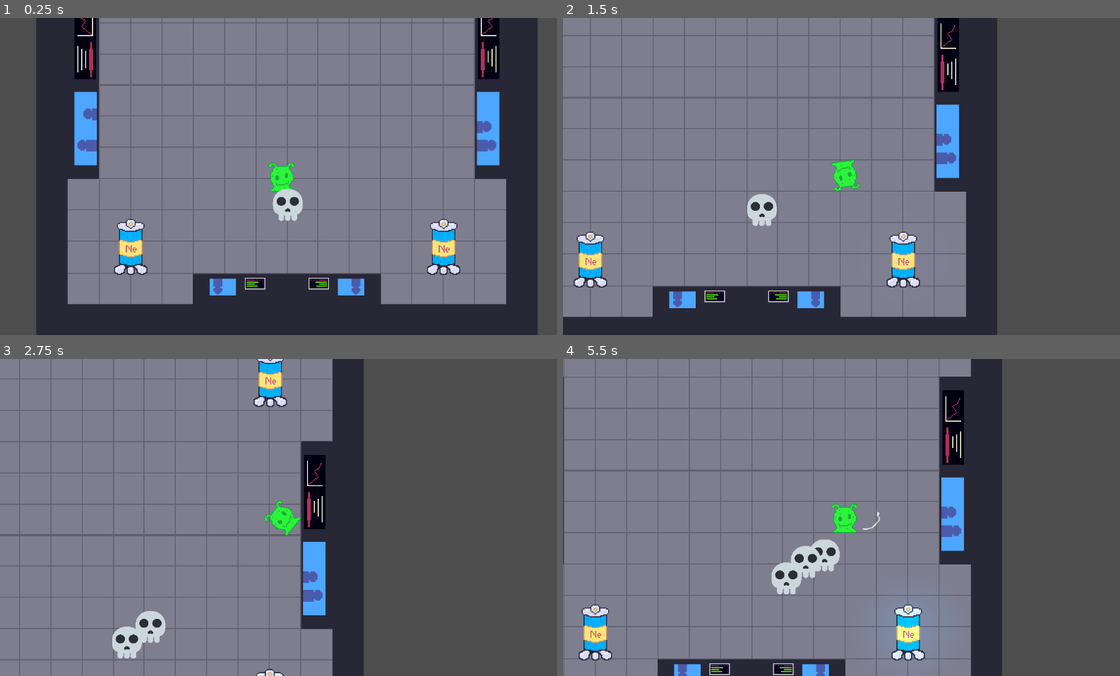
Above: before the commit, frames 1-4 (two rows, left to right).
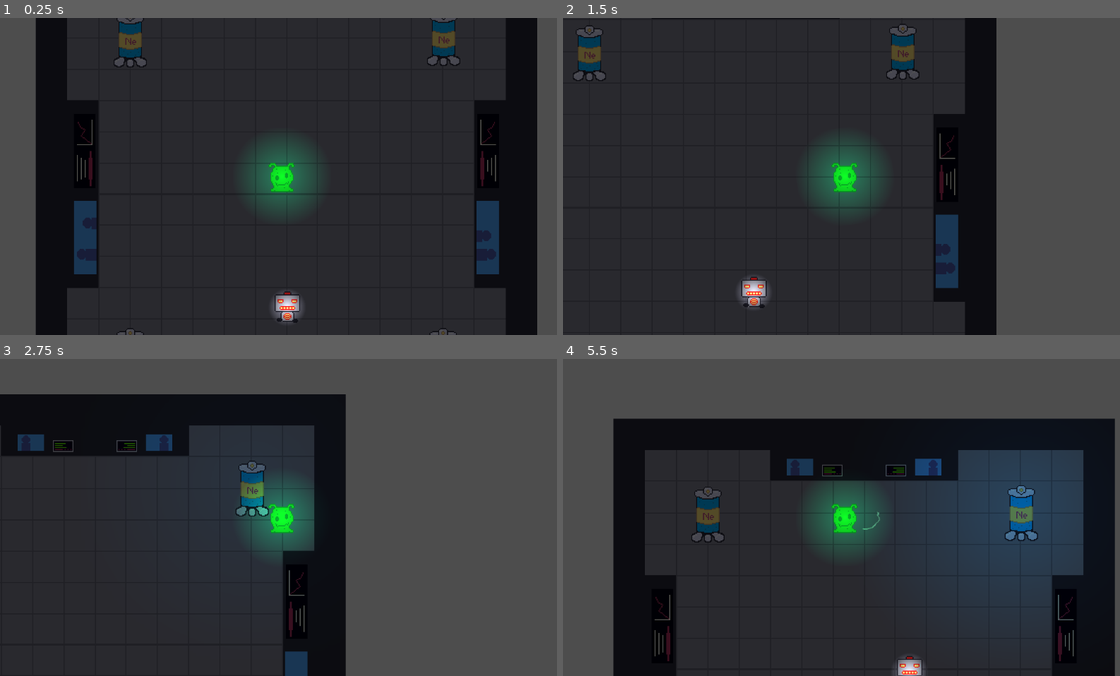
Above: after the commit, the same moments.

Repository: ACM-Game-Dev/FullyhacksSpring2024
Game: Godot game, scene res://map.tscn
The game is run twice, just before and just after one commit, with the same random seed, the same clock (stepped at 60 frames per second) and the same inputs.
Inputs (mouse positions are in pixels of both pictures, inside the frame that each line leads up to):
- Up to frame 1 (0.25 s): no input
- Up to frame 2 (1.5 s): move the mouse to (969, 160) at 0.52 s; hold D (move_right) 0.53-1.28 s; click (969, 160) at 0.67 s; move the mouse to (730, 192) at 1.27 s; hold W (move_down) from 1.28 s (still down)
- Up to frame 3 (2.75 s): move the mouse to (339, 447) at 2.02 s; release W (move_down) at 2.03 s; hold D (move_right) from 2.03 s (still down)
- Up to frame 4 (5.5 s): move the mouse to (819, 580) at 2.77 s; release D (move_right) at 2.78 s; hold S (move_up) 2.78-3.53 s; click (819, 580) at 2.92 s; move the mouse to (1014, 565) at 3.52 s; hold A (move_left) 3.53-5.03 s; move the mouse to (674, 469) at 4.27 s; move the mouse to (874, 517) at 5.02 s; hold W (move_down) from 5.03 s (still down); click (874, 517) at 5.17 s

The runs differ from the first frame. In frame 1, 79% of the frame differs, in the area x 6-97%, y 0-100%; in frame 2, 71%; in frame 3, 64%; in frame 4, 90%, in the area x 0-100%, y 0-100%.

Commit message:
Fixed sprite rotation + glow

Diff:
--- /dev/null
+++ b/FullyHacks/Character/antirotate.gd
@@ -0,0 +1,5 @@
+extends AnimatedSprite2D
+
+# Called every frame. 'delta' is the elapsed time since the previous frame.
+func _process(delta):
+	global_rotation = 0
--- a/FullyHacks/Character/player.tscn
+++ b/FullyHacks/Character/player.tscn
@@ -1,225 +1,26 @@
-[gd_scene load_steps=40 format=3 uid="uid://cmsssbsoe6chl"]
+[gd_scene load_steps=43 format=3 uid="uid://cmsssbsoe6chl"]
 
 [ext_resource type="Script" path="res://CharacterBody2D.gd" id="1_gcu7q"]
 [ext_resource type="Texture2D" uid="uid://be4mfn1gsfckw" path="res://Art/player_spritesheet.png" id="2_vscmk"]
 [ext_resource type="Script" path="res://Character/Arm.gd" id="3_obpmv"]
 [ext_resource type="Texture2D" uid="uid://b8ep3nwcv0y6w" path="res://Animations/hit_animations/swing03.png" id="4_coid0"]
 [ext_resource type="Script" path="res://Character/MeleeAnimator.gd" id="5_5k823"]
+[ext_resource type="Script" path="res://Character/antirotate.gd" id="6_rmm25"]
+
+[sub_resource type="Gradient" id="Gradient_xf8fp"]
+offsets = PackedFloat32Array(0, 0.74026)
+colors = PackedColorArray(2.16588e-06, 0.542468, 0.259862, 1, 0, 0, 0, 1)
+
+[sub_resource type="GradientTexture2D" id="GradientTexture2D_0garh"]
+gradient = SubResource("Gradient_xf8fp")
+width = 100
+height = 100
+fill = 1
+fill_from = Vector2(0.5, 0.5)
 
 [sub_resource type="CircleShape2D" id="CircleShape2D_oosqe"]
 
 [sub_resource type="CircleShape2D" id="CircleShape2D_g20un"]
-
-[sub_resource type="AtlasTexture" id="AtlasTexture_47gjw"]
-atlas = ExtResource("2_vscmk")
-region = Rect2(0, 144, 36, 36)
-
-[sub_resource type="AtlasTexture" id="AtlasTexture_28xji"]
-atlas = ExtResource("2_vscmk")
-region = Rect2(36, 144, 36, 36)
-
-[sub_resource type="AtlasTexture" id="AtlasTexture_n3lf3"]
-atlas = ExtResource("2_vscmk")
-region = Rect2(72, 144, 36, 36)
-
-[sub_resource type="AtlasTexture" id="AtlasTexture_x3fj8"]
-atlas = ExtResource("2_vscmk")
-region = Rect2(108, 144, 36, 36)
-
-[sub_resource type="AtlasTexture" id="AtlasTexture_rtkpf"]
-atlas = ExtResource("2_vscmk")
-region = Rect2(0, 252, 36, 36)
-
-[sub_resource type="AtlasTexture" id="AtlasTexture_vh5cu"]
-atlas = ExtResource("2_vscmk")
-region = Rect2(36, 252, 36, 36)
-
-[sub_resource type="AtlasTexture" id="AtlasTexture_ler4y"]
-atlas = ExtResource("2_vscmk")
-region = Rect2(72, 252, 36, 36)
-
-[sub_resource type="AtlasTexture" id="AtlasTexture_tj731"]
-atlas = ExtResource("2_vscmk")
-region = Rect2(108, 252, 36, 36)
-
-[sub_resource type="AtlasTexture" id="AtlasTexture_n1f4m"]
-atlas = ExtResource("2_vscmk")
-region = Rect2(0, 216, 36, 36)
-
-[sub_resource type="AtlasTexture" id="AtlasTexture_e65vj"]
-atlas = ExtResource("2_vscmk")
-region = Rect2(36, 216, 36, 36)
-
-[sub_resource type="AtlasTexture" id="AtlasTexture_cc1pr"]
-atlas = ExtResource("2_vscmk")
-region = Rect2(72, 216, 36, 36)
-
-[sub_resource type="AtlasTexture" id="AtlasTexture_rkddb"]
-atlas = ExtResource("2_vscmk")
-region = Rect2(108, 216, 36, 36)
-
-[sub_resource type="AtlasTexture" id="AtlasTexture_0imgr"]
-atlas = ExtResource("2_vscmk")
-region = Rect2(0, 180, 36, 36)
-
-[sub_resource type="AtlasTexture" id="AtlasTexture_3siw4"]
-atlas = ExtResource("2_vscmk")
-region = Rect2(36, 180, 36, 36)
-
-[sub_resource type="AtlasTexture" id="AtlasTexture_slx6d"]
-atlas = ExtResource("2_vscmk")
-region = Rect2(72, 180, 36, 36)
-
-[sub_resource type="AtlasTexture" id="AtlasTexture_pg2wo"]
-atlas = ExtResource("2_vscmk")
-region = Rect2(108, 180, 36, 36)
-
-[sub_resource type="AtlasTexture" id="AtlasTexture_jbks4"]
-atlas = ExtResource("2_vscmk")
-region = Rect2(0, 72, 36, 36)
-
-[sub_resource type="AtlasTexture" id="AtlasTexture_7yw6t"]
-atlas = ExtResource("2_vscmk")
-region = Rect2(36, 72, 36, 36)
-
-[sub_resource type="AtlasTexture" id="AtlasTexture_yyhx5"]
-atlas = ExtResource("2_vscmk")
-region = Rect2(0, 0, 36, 36)
-
-[sub_resource type="AtlasTexture" id="AtlasTexture_guxbl"]
-atlas = ExtResource("2_vscmk")
-region = Rect2(36, 0, 36, 36)
-
-[sub_resource type="AtlasTexture" id="AtlasTexture_0ocjp"]
-atlas = ExtResource("2_vscmk")
-region = Rect2(0, 36, 36, 36)
-
-[sub_resource type="AtlasTexture" id="AtlasTexture_15ipt"]
-atlas = ExtResource("2_vscmk")
-region = Rect2(36, 36, 36, 36)
-
-[sub_resource type="AtlasTexture" id="AtlasTexture_v6wox"]
-atlas = ExtResource("2_vscmk")
-region = Rect2(0, 108, 36, 36)
-
-[sub_resource type="AtlasTexture" id="AtlasTexture_4xny8"]
-atlas = ExtResource("2_vscmk")
-region = Rect2(36, 108, 36, 36)
-
-[sub_resource type="SpriteFrames" id="SpriteFrames_4qf0m"]
-animations = [{
-"frames": [{
-"duration": 1.0,
-"texture": SubResource("AtlasTexture_47gjw")
-}, {
-"duration": 1.0,
-"texture": SubResource("AtlasTexture_28xji")
-}, {
-"duration": 1.0,
-"texture": SubResource("AtlasTexture_n3lf3")
-}, {
-"duration": 1.0,
-"texture": SubResource("AtlasTexture_x3fj8")
-}],
-"loop": true,
-"name": &"melee_down",
-"speed": 5.0
-}, {
-"frames": [{
-"duration": 1.0,
-"texture": SubResource("AtlasTexture_rtkpf")
-}, {
-"duration": 1.0,
-"texture": SubResource("AtlasTexture_vh5cu")
-}, {
-"duration": 1.0,
-"texture": SubResource("AtlasTexture_ler4y")
-}, {
-"duration": 1.0,
-"texture": SubResource("AtlasTexture_tj731")
-}],
-"loop": true,
-"name": &"melee_left",
-"speed": 5.0
-}, {
-"frames": [{
-"duration": 1.0,
-"texture": SubResource("AtlasTexture_n1f4m")
-}, {
-"duration": 1.0,
-"texture": SubResource("AtlasTexture_e65vj")
-}, {
-"duration": 1.0,
-"texture": SubResource("AtlasTexture_cc1pr")
-}, {
-"duration": 1.0,
-"texture": SubResource("AtlasTexture_rkddb")
-}],
-"loop": true,
-"name": &"melee_right",
-"speed": 5.0
-}, {
-"frames": [{
-"duration": 1.0,
-"texture": SubResource("AtlasTexture_0imgr")
-}, {
-"duration": 1.0,
-"texture": SubResource("AtlasTexture_3siw4")
-}, {
-"duration": 1.0,
-"texture": SubResource("AtlasTexture_slx6d")
-}, {
-"duration": 1.0,
-"texture": SubResource("AtlasTexture_pg2wo")
-}],
-"loop": true,
-"name": &"melee_up",
-"speed": 5.0
-}, {
-"frames": [{
-"duration": 1.0,
-"texture": SubResource("AtlasTexture_jbks4")
-}, {
-"duration": 1.0,
-"texture": SubResource("AtlasTexture_7yw6t")
-}],
-"loop": true,
-"name": &"walk_down",
-"speed": 5.0
-}, {
-"frames": [{
-"duration": 1.0,
-"texture": SubResource("AtlasTexture_yyhx5")
-}, {
-"duration": 1.0,
-"texture": SubResource("AtlasTexture_guxbl")
-}],
-"loop": true,
-"name": &"walk_left",
-"speed": 5.0
-}, {
-"frames": [{
-"duration": 1.0,
-"texture": SubResource("AtlasTexture_0ocjp")
-}, {
-"duration": 1.0,
-"texture": SubResource("AtlasTexture_15ipt")
-}],
-"loop": true,
-"name": &"walk_right",
-"speed": 5.0
-}, {
-"frames": [{
-"duration": 1.0,
-"texture": SubResource("AtlasTexture_v6wox")
-}, {
-"duration": 1.0,
-"texture": SubResource("AtlasTexture_4xny8")
-}],
-"loop": true,
-"name": &"walk_up",
-"speed": 5.0
-}]
 
 [sub_resource type="CircleShape2D" id="CircleShape2D_yeqcr"]
 
@@ -274,8 +75,235 @@
 "speed": 10.0
 }]
 
+[sub_resource type="AtlasTexture" id="AtlasTexture_47gjw"]
+atlas = ExtResource("2_vscmk")
+region = Rect2(0, 144, 36, 36)
+
+[sub_resource type="AtlasTexture" id="AtlasTexture_28xji"]
+atlas = ExtResource("2_vscmk")
+region = Rect2(36, 144, 36, 36)
+
+[sub_resource type="AtlasTexture" id="AtlasTexture_n3lf3"]
+atlas = ExtResource("2_vscmk")
+region = Rect2(72, 144, 36, 36)
+
+[sub_resource type="AtlasTexture" id="AtlasTexture_x3fj8"]
+atlas = ExtResource("2_vscmk")
+region = Rect2(108, 144, 36, 36)
+
+[sub_resource type="AtlasTexture" id="AtlasTexture_rtkpf"]
+atlas = ExtResource("2_vscmk")
+region = Rect2(0, 252, 36, 36)
+
+[sub_resource type="AtlasTexture" id="AtlasTexture_vh5cu"]
+atlas = ExtResource("2_vscmk")
+region = Rect2(36, 252, 36, 36)
+
+[sub_resource type="AtlasTexture" id="AtlasTexture_ler4y"]
+atlas = ExtResource("2_vscmk")
+region = Rect2(72, 252, 36, 36)
+
+[sub_resource type="AtlasTexture" id="AtlasTexture_tj731"]
+atlas = ExtResource("2_vscmk")
+region = Rect2(108, 252, 36, 36)
+
+[sub_resource type="AtlasTexture" id="AtlasTexture_n1f4m"]
+atlas = ExtResource("2_vscmk")
+region = Rect2(0, 216, 36, 36)
+
+[sub_resource type="AtlasTexture" id="AtlasTexture_e65vj"]
+atlas = ExtResource("2_vscmk")
+region = Rect2(36, 216, 36, 36)
+
+[sub_resource type="AtlasTexture" id="AtlasTexture_cc1pr"]
+atlas = ExtResource("2_vscmk")
+region = Rect2(72, 216, 36, 36)
+
+[sub_resource type="AtlasTexture" id="AtlasTexture_rkddb"]
+atlas = ExtResource("2_vscmk")
+region = Rect2(108, 216, 36, 36)
+
+[sub_resource type="AtlasTexture" id="AtlasTexture_0imgr"]
+atlas = ExtResource("2_vscmk")
+region = Rect2(0, 180, 36, 36)
+
+[sub_resource type="AtlasTexture" id="AtlasTexture_3siw4"]
+atlas = ExtResource("2_vscmk")
+region = Rect2(36, 180, 36, 36)
+
+[sub_resource type="AtlasTexture" id="AtlasTexture_slx6d"]
+atlas = ExtResource("2_vscmk")
+region = Rect2(72, 180, 36, 36)
+
+[sub_resource type="AtlasTexture" id="AtlasTexture_pg2wo"]
+atlas = ExtResource("2_vscmk")
+region = Rect2(108, 180, 36, 36)
+
+[sub_resource type="AtlasTexture" id="AtlasTexture_jbks4"]
+atlas = ExtResource("2_vscmk")
+region = Rect2(0, 72, 36, 36)
+
+[sub_resource type="AtlasTexture" id="AtlasTexture_7yw6t"]
+atlas = ExtResource("2_vscmk")
+region = Rect2(36, 72, 36, 36)
+
+[sub_resource type="AtlasTexture" id="AtlasTexture_yyhx5"]
+atlas = ExtResource("2_vscmk")
+region = Rect2(0, 0, 36, 36)
+
+[sub_resource type="AtlasTexture" id="AtlasTexture_guxbl"]
+atlas = ExtResource("2_vscmk")
+region = Rect2(36, 0, 36, 36)
+
+[sub_resource type="AtlasTexture" id="AtlasTexture_0ocjp"]
+atlas = ExtResource("2_vscmk")
+region = Rect2(0, 36, 36, 36)
+
+[sub_resource type="AtlasTexture" id="AtlasTexture_15ipt"]
+atlas = ExtResource("2_vscmk")
+region = Rect2(36, 36, 36, 36)
+
+[sub_resource type="AtlasTexture" id="AtlasTexture_v6wox"]
+atlas = ExtResource("2_vscmk")
+region = Rect2(0, 108, 36, 36)
+
+[sub_resource type="AtlasTexture" id="AtlasTexture_4xny8"]
+atlas = ExtResource("2_vscmk")
+region = Rect2(36, 108, 36, 36)
+
+[sub_resource type="SpriteFrames" id="SpriteFrames_4qf0m"]
+animations = [{
+"frames": [{
+"duration": 1.0,
+"texture": SubResource("AtlasTexture_47gjw")
+}, {
+"duration": 1.0,
+"texture": SubResource("AtlasTexture_28xji")
+}, {
+"duration": 1.0,
+"texture": SubResource("AtlasTexture_n3lf3")
+}, {
+"duration": 1.0,
+"texture": SubResource("AtlasTexture_x3fj8")
+}],
+"loop": true,
+"name": &"melee_down",
+"speed": 5.0
+}, {
+"frames": [{
+"duration": 1.0,
+"texture": SubResource("AtlasTexture_rtkpf")
+}, {
+"duration": 1.0,
+"texture": SubResource("AtlasTexture_vh5cu")
+}, {
+"duration": 1.0,
+"texture": SubResource("AtlasTexture_ler4y")
+}, {
+"duration": 1.0,
+"texture": SubResource("AtlasTexture_tj731")
+}],
+"loop": true,
+"name": &"melee_left",
+"speed": 5.0
+}, {
+"frames": [{
+"duration": 1.0,
+"texture": SubResource("AtlasTexture_n1f4m")
+}, {
+"duration": 1.0,
+"texture": SubResource("AtlasTexture_e65vj")
+}, {
+"duration": 1.0,
+"texture": SubResource("AtlasTexture_cc1pr")
+}, {
+"duration": 1.0,
+"texture": SubResource("AtlasTexture_rkddb")
+}],
+"loop": true,
+"name": &"melee_right",
+"speed": 5.0
+}, {
+"frames": [{
+"duration": 1.0,
+"texture": SubResource("AtlasTexture_0imgr")
+}, {
+"duration": 1.0,
+"texture": SubResource("AtlasTexture_3siw4")
+}, {
+"duration": 1.0,
+"texture": SubResource("AtlasTexture_slx6d")
+}, {
+"duration": 1.0,
+"texture": SubResource("AtlasTexture_pg2wo")
+}],
+"loop": true,
+"name": &"melee_up",
+"speed": 5.0
+}, {
+"frames": [{
+"duration": 1.0,
+"texture": SubResource("AtlasTexture_jbks4")
+}, {
+"duration": 1.0,
+"texture": SubResource("AtlasTexture_7yw6t")
+}],
+"loop": true,
+"name": &"walk_down",
+"speed": 5.0
+}, {
+"frames": [{
+"duration": 1.0,
+"texture": SubResource("AtlasTexture_yyhx5")
+}, {
+"duration": 1.0,
+"texture": SubResource("AtlasTexture_guxbl")
+}],
+"loop": true,
+"name": &"walk_left",
+"speed": 5.0
+}, {
+"frames": [{
+"duration": 1.0,
+"texture": SubResource("AtlasTexture_0ocjp")
+}, {
+"duration": 1.0,
+"texture": SubResource("AtlasTexture_15ipt")
+}],
+"loop": true,
+"name": &"walk_right",
+"speed": 5.0
+}, {
+"frames": [{
+"duration": 1.0,
+"texture": SubResource("AtlasTexture_v6wox")
+}, {
+"duration": 1.0,
+"texture": SubResource("AtlasTexture_4xny8")
+}],
+"loop": true,
+"name": &"walk_up",
+"speed": 5.0
+}]
+
 [node name="Player" type="CharacterBody2D"]
+y_sort_enabled = true
 script = ExtResource("1_gcu7q")
+
+[node name="Cooldowns" type="Node" parent="."]
+
+[node name="MeleeTimer" type="Timer" parent="Cooldowns"]
+unique_name_in_owner = true
+one_shot = true
+
+[node name="RangedTimer" type="Timer" parent="Cooldowns"]
+unique_name_in_owner = true
+one_shot = true
+
+[node name="PointLight2D" type="PointLight2D" parent="."]
+texture = SubResource("GradientTexture2D_0garh")
+texture_scale = 2.0
+height = 2.0
 
 [node name="HitBox" type="CollisionShape2D" parent="."]
 scale = Vector2(4, 4)
@@ -285,45 +313,37 @@
 [node name="Collider" type="CollisionShape2D" parent="."]
 scale = Vector2(3, 3)
 shape = SubResource("CircleShape2D_g20un")
+
+[node name="Camera2D" type="Camera2D" parent="."]
+
+[node name="Arm" type="Area2D" parent="."]
+unique_name_in_owner = true
+y_sort_enabled = true
+position = Vector2(40, 0)
+collision_layer = 2
+collision_mask = 2
+script = ExtResource("3_obpmv")
+
+[node name="CollisionShape2D" type="CollisionShape2D" parent="Arm"]
+light_mask = 0
+scale = Vector2(3, 4)
+shape = SubResource("CircleShape2D_yeqcr")
+debug_color = Color(0, 0.623529, 0.545098, 0.419608)
+
+[node name="HitReset" type="Timer" parent="Arm"]
+one_shot = true
+
+[node name="AnimatedSprite2D" type="AnimatedSprite2D" parent="Arm"]
+sprite_frames = SubResource("SpriteFrames_x7oj7")
+animation = &"melee_swing"
+script = ExtResource("5_5k823")
 
 [node name="AnimatedSprite2D" type="AnimatedSprite2D" parent="."]
 scale = Vector2(2, 2)
 sprite_frames = SubResource("SpriteFrames_4qf0m")
 animation = &"walk_down"
 frame_progress = 0.0714825
-
-[node name="Camera2D" type="Camera2D" parent="."]
-
-[node name="Cooldowns" type="Node" parent="."]
-
-[node name="MeleeTimer" type="Timer" parent="Cooldowns"]
-unique_name_in_owner = true
-one_shot = true
-
-[node name="RangedTimer" type="Timer" parent="Cooldowns"]
-unique_name_in_owner = true
-one_shot = true
-
-[node name="Arm" type="Area2D" parent="."]
-unique_name_in_owner = true
-position = Vector2(40, 0)
-collision_layer = 2
-collision_mask = 2
-script = ExtResource("3_obpmv")
-
-[node name="CollisionShape2D" type="CollisionShape2D" parent="Arm"]
-light_mask = 0
-scale = Vector2(3, 4)
-shape = SubResource("CircleShape2D_yeqcr")
-debug_color = Color(0, 0.623529, 0.545098, 0.419608)
-
-[node name="HitReset" type="Timer" parent="Arm"]
-one_shot = true
-
-[node name="AnimatedSprite2D" type="AnimatedSprite2D" parent="Arm"]
-sprite_frames = SubResource("SpriteFrames_x7oj7")
-animation = &"melee_swing"
-script = ExtResource("5_5k823")
+script = ExtResource("6_rmm25")
 
 [connection signal="melee" from="." to="." method="_on_melee"]
 [connection signal="melee" from="." to="Arm" method="_on_player_melee"]
--- a/FullyHacks/CharacterBody2D.gd
+++ b/FullyHacks/CharacterBody2D.gd
@@ -8,7 +8,7 @@
 
 
 const SPEED = 300.0
-
+const MAX_ENERGY = 100
 const MELEE_COOLDOWN = 0.6
 const RANGED_COOLDOWN = 0.05
 
@@ -43,6 +43,7 @@
 		ranged.emit()
 
 func _physics_process(delta):
+	$PointLight2D.energy = energy /75.0
 	var direction_x = Input.get_axis("move_left", "move_right")
 	var direction_y = Input.get_axis("move_down", "move_up")
 
@@ -62,7 +63,7 @@
 	look_at(mouse_pos)
 	check_melee()
 	check_ranged()
-
+	print(energy)
 	move_and_slide()
 
 
@@ -85,5 +86,6 @@
 func _on_ranged_timer_timeout():
 	can_melee = true
 
-func _player():
-	pass
+func gain_energy(val):
+	if energy <= MAX_ENERGY:
+		energy += val
--- a/FullyHacks/Melee.tscn
+++ b/FullyHacks/Melee.tscn
@@ -1,7 +1,7 @@
-[gd_scene load_steps=5 format=3 uid="uid://du54a2cn4d3f0"]
+[gd_scene load_steps=10 format=3 uid="uid://du54a2cn4d3f0"]
 
 [ext_resource type="Script" path="res://Melee_Logic.gd" id="1_y0nmf"]
-[ext_resource type="Texture2D" uid="uid://wphvbpbferp5" path="res://skull-emoji.png" id="2_hw04y"]
+[ext_resource type="Texture2D" uid="uid://1bvbb2fxutk6" path="res://Art/MeleeEnemy.png" id="2_ft0u6"]
 
 [sub_resource type="RectangleShape2D" id="RectangleShape2D_q0e57"]
 size = Vector2(38, 32)
@@ -9,18 +9,45 @@
 [sub_resource type="CircleShape2D" id="CircleShape2D_e30i3"]
 radius = 34.1321
 
+[sub_resource type="AtlasTexture" id="AtlasTexture_b87kp"]
+atlas = ExtResource("2_ft0u6")
+region = Rect2(0, 32, 32, 32)
+
+[sub_resource type="AtlasTexture" id="AtlasTexture_domv4"]
+atlas = ExtResource("2_ft0u6")
+region = Rect2(32, 32, 32, 32)
+
+[sub_resource type="SpriteFrames" id="SpriteFrames_bne58"]
+animations = [{
+"frames": [{
+"duration": 1.0,
+"texture": SubResource("AtlasTexture_b87kp")
+}, {
+"duration": 1.0,
+"texture": SubResource("AtlasTexture_domv4")
+}],
+"loop": true,
+"name": &"default",
+"speed": 5.0
+}]
+
+[sub_resource type="Gradient" id="Gradient_vehat"]
+offsets = PackedFloat32Array(0, 0.584416)
+colors = PackedColorArray(1, 1, 1, 1, 0, 0, 0, 1)
+
+[sub_resource type="GradientTexture2D" id="GradientTexture2D_sj0ew"]
+gradient = SubResource("Gradient_vehat")
+fill = 1
+fill_from = Vector2(0.5, 0.5)
+
 [node name="Melee" type="CharacterBody2D"]
-collision_layer = 3
+collision_layer = 2
+collision_mask = 0
 script = ExtResource("1_y0nmf")
 
 [node name="CollisionShape2D" type="CollisionShape2D" parent="."]
 position = Vector2(-1, 0)
 shape = SubResource("RectangleShape2D_q0e57")
-
-[node name="Sprite2D" type="Sprite2D" parent="."]
-position = Vector2(0.999992, 2)
-scale = Vector2(0.133791, 0.12793)
-texture = ExtResource("2_hw04y")
 
 [node name="PlayerDetection" type="Area2D" parent="."]
 collision_layer = 3
@@ -33,6 +60,15 @@
 [node name="Attack_Timer" type="Timer" parent="PlayerDetection"]
 wait_time = 0.25
 
+[node name="AnimatedSprite2D" type="AnimatedSprite2D" parent="."]
+scale = Vector2(2, 2)
+sprite_frames = SubResource("SpriteFrames_bne58")
+frame_progress = 0.709463
+
+[node name="PointLight2D" type="PointLight2D" parent="."]
+texture = SubResource("GradientTexture2D_sj0ew")
+texture_scale = 1.5
+
 [connection signal="body_entered" from="PlayerDetection" to="." method="_on_player_detection_body_entered"]
 [connection signal="body_exited" from="PlayerDetection" to="." method="_on_player_detection_body_exited"]
 [connection signal="timeout" from="PlayerDetection/Attack_Timer" to="." method="_on_attack_timer_timeout"]
--- a/FullyHacks/Spire2D.gd
+++ b/FullyHacks/Spire2D.gd
@@ -24,28 +24,29 @@
 	#print("Collective Charge:", str(global.collective_charge))
 
 func _on_body_entered(body):
-	if body.has_method("_player"):
+	if body.has_method("gain_energy"):
+		player = body
 		charging = true
 		prox.emit()
 		print("Player Entered, Charging Up!")
 
 
 func _on_charge_timer_timeout():
-	if charging and charge < MAX_CHARGE:
-		charge += CHARGE_RATE
-		global_charge += CHARGE_RATE
-		global.collective_charge += CHARGE_RATE
+	if charging:
+		if charge < MAX_CHARGE:
+			charge += CHARGE_RATE
+			global_charge += CHARGE_RATE
+		player.gain_energy(round(charge / 25) + 0.5)
 		#print(charge)
 
 	if not charging and charge > 0:
 		charge -= CHARGE_FALLOFF_RATE
 		global_charge -= CHARGE_FALLOFF_RATE
-		global.collective_charge -= CHARGE_FALLOFF_RATE
 	#print(global_charge)
 
 
 
 func _on_body_exited(body):
-	if body.has_method("_player"):
+	if body.has_method("gain_energy"):
 		charging = false
 		print("Charging Stopped!")
--- a/FullyHacks/map.tscn
+++ b/FullyHacks/map.tscn
@@ -13,6 +13,7 @@
 size = Vector2(22.3485, 20)
 
 [node name="Map" type="Node2D"]
+z_index = 1
 script = ExtResource("1_ty2ar")
 
 [node name="MapSprite" type="Sprite2D" parent="."]
@@ -249,5 +250,8 @@
 volume_db = -16.865
 autoplay = true
 
+[node name="CanvasModulate" type="CanvasModulate" parent="."]
+color = Color(0.32549, 0.32549, 0.32549, 1)
+
 [connection signal="player_death" from="Player" to="." method="_on_player_player_death"]
 [connection signal="timeout" from="TimeIncrement" to="." method="_on_time_increment_timeout"]
--- a/FullyHacks/spire.tscn
+++ b/FullyHacks/spire.tscn
@@ -101,6 +101,7 @@
 
 [node name="PointLight2D" type="PointLight2D" parent="."]
 position = Vector2(-6, -3)
+scale = Vector2(3, 3)
 color = Color(0, 0.662745, 1, 1)
 texture = SubResource("GradientTexture2D_wg0j5")
 texture_scale = 3.66
